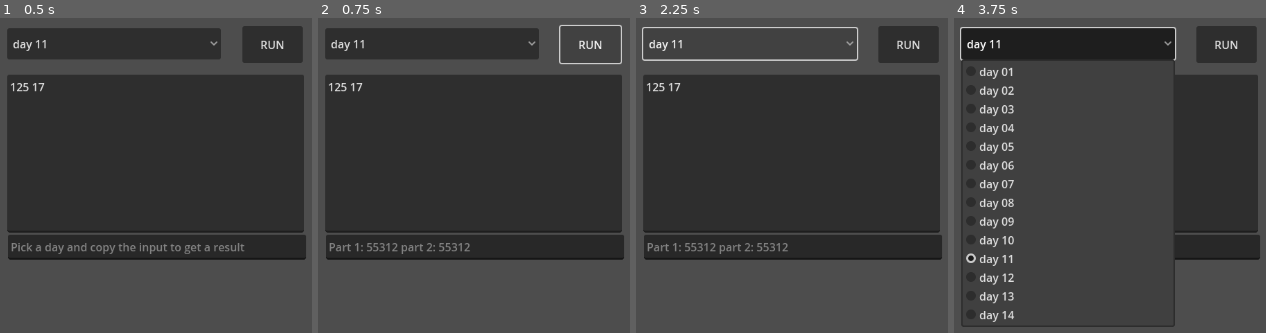
Above: before the commit, frames 1-4 (left to right).
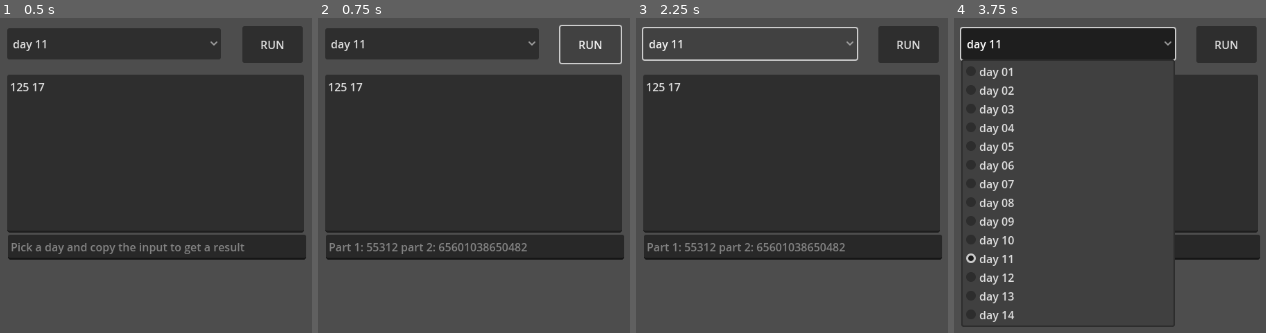
Above: after the commit, the same moments.

Repository: jacopofar/advent2024-godot
Game: Godot game, scene res://day_selector.tscn
The game is run twice, just before and just after one commit, with the same random seed, the same clock (stepped at 60 frames per second) and the same inputs.
Inputs:
- Up to frame 1 (0.5 s): no input
- Up to frame 2 (0.75 s): click "RUN" at 0.5 s
- Up to frame 3 (2.25 s): click "day 11" at 1.25 s; click "day 11" at 2 s
- Up to frame 4 (3.75 s): click "RUN" at 2.75 s; click "day 11" at 3.5 s

Frame 1 is identical in both runs. In frame 2, 0.4% of the frame differs, in the area x 38-67%, y 71-75%; in frame 3, 0.4%; in frame 4, nothing differs.

Commit message:
Done day 11 both parts, now with memoization

Diff:
--- a/day_11.gd
+++ b/day_11.gd
@@ -1,43 +1,39 @@
 extends Node2D
 
-func blink(stones: Array[int]) -> Array[int]:
-	var ret: Array[int] = []
-	for s in stones:
-		if s == 0:
-			ret.append(1)
-		elif len(str(s)) % 2 == 0:
-			ret.append(int(str(s).left(len(str(s))/2)))
-			ret.append(int(str(s).right(len(str(s))/2)))
-		else:
-			ret.append(s * 2024)
-	return ret
+var blink_memo: Dictionary[Vector2i, int] = {}
 
 func count_stone_size_after_steps(stone: int, steps: int) -> int:
-	print("asked to get length of ", stone, " offspring after ", steps)
+	#print("asked to get length of ", stone, " offspring after ", steps)
+	if blink_memo.has(Vector2i(stone, steps)):
+		#print("memoization worked on ", stone, " ", steps)
+		return blink_memo[Vector2i(stone, steps)]
 	if steps == 0:
+		blink_memo[Vector2i(stone, steps)] = 1
 		return 1
 	if stone == 0:
-		return(count_stone_size_after_steps(1, steps - 1))
+		var res = count_stone_size_after_steps(1, steps - 1)
+		blink_memo[Vector2i(stone, steps)] = res
+		return res
 	elif len(str(stone)) % 2 == 0:
-		return (
+		var res = (
 			count_stone_size_after_steps(int(str(stone).left(len(str(stone))/2)), steps - 1)
 			+ count_stone_size_after_steps(int(str(stone).right(len(str(stone))/2)), steps - 1)
 		)
+		blink_memo[Vector2i(stone, steps)] = res
+		return res
 	else:
-		return count_stone_size_after_steps(stone * 2024, steps - 1)
+		var res = count_stone_size_after_steps(stone * 2024, steps - 1)
+		blink_memo[Vector2i(stone, steps)] = res
+		return res
 
 func solve(input: String) -> void:
 	var stones: Array[int] = []
 	for s in input.split(" ", false):
 		stones.append(int(s))
-	var stones_state = stones.duplicate()
-	var STEPS = 25
-	print(stones_state)
-	for i in range(STEPS):
-		stones_state = blink(stones_state)
-		print(stones_state)
-	var tot1 = len(stones_state)
+	var tot1 = 0
 	var tot2 = 0
 	for s in stones:
-		tot2 += count_stone_size_after_steps(s, STEPS)
+		tot1 += count_stone_size_after_steps(s, 25)
+	for s in stones:
+		tot2 += count_stone_size_after_steps(s, 75)
 	get_parent().set_solution("Part 1: {0} part 2: {1}".format([tot1, tot2]))
Not shown, changed: README.md
